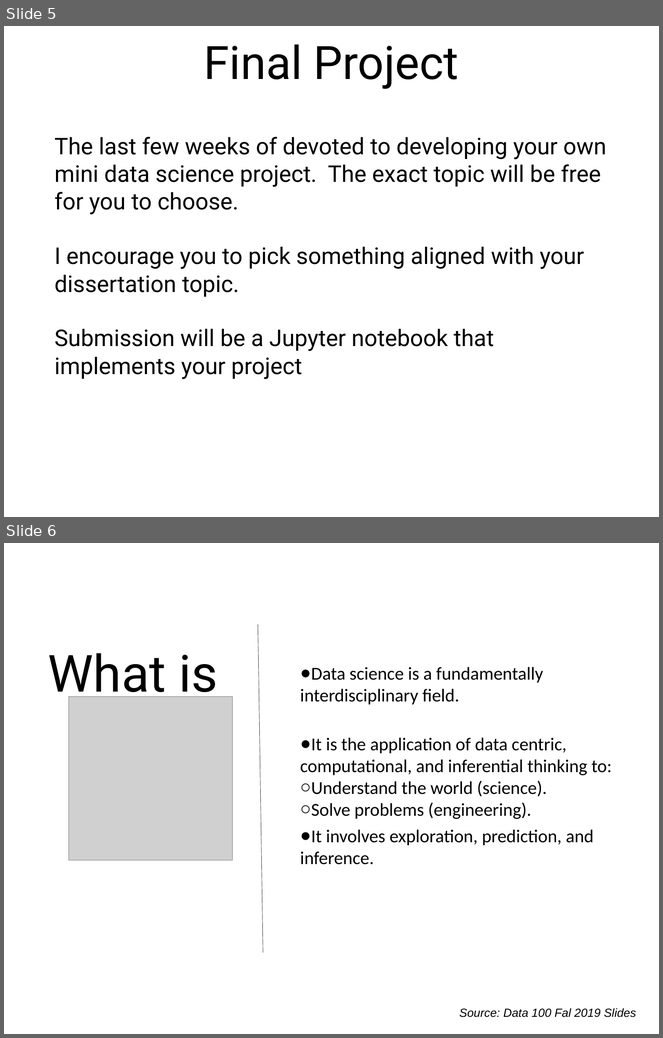
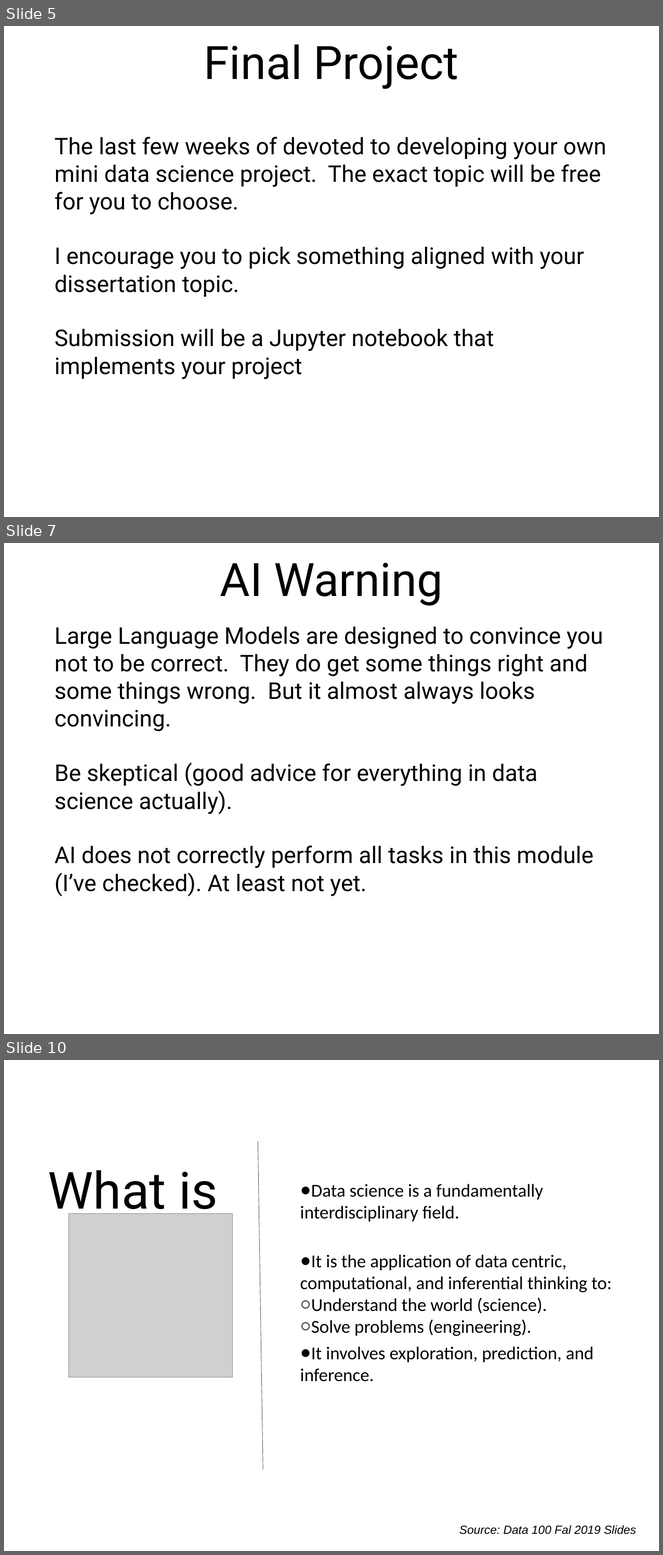
Before and after one commit to aleslab/PS4106_2023_24, a slide deck: slides/PS4106_lecture1_Intro.pptx. Shown one above the other, each under a label of ours: slides 5 and 6 before the commit, slides 5, 7 and 10 after it; the slides between them are not shown. The pictures are 663x1038 and 663x1555 pixels, drawn with LibreOffice and Linux fonts; fonts in the diff are those of the drawing; grey boxes stand for pictures. Boxes give left, top, right and bottom in pixels: in the first picture for what was removed or moved away, otherwise in the second. Text is boxed around its words. In the diff, an @@ line names an element or a change of style, - is before the commit and + after.

```diff
--- a/slides/PS4106_lecture1_Intro.pptx
+++ b/slides/PS4106_lecture1_Intro.pptx
@@ slide 7 added at box(4, 543, 659, 1034), background #FFFFFF @@
@@ title added at box(220, 563, 443, 606), 72 pt, text #000000 @@
+AI Warning
@@ text added at box(54, 626, 603, 897), 36 pt, text #000000 @@
+Large Language Models are designed to convince you not to be correct. They do get some things right and some things wrong. But it almost always looks convincing.
+Be skeptical (good advice for everything in data science actually).
+AI does not correctly perform all tasks in this module (I’ve checked). At least not yet.
@@ what was slide 6 is now slide 10 @@
```
Also in this commit, not shown: 3 other slides added, 4 other files.
